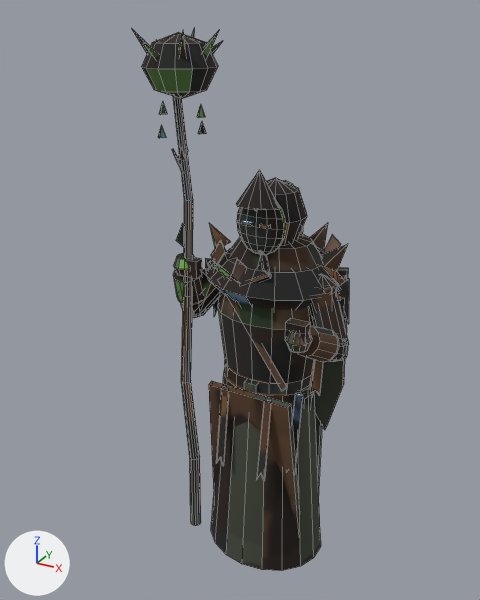
A saved change to the Blender file assets/models/src/grove_raincaller.blend.
Camera for both pictures: a 50 mm camera at (1.06, -2.17, 2.26) aimed at (-0.12, -0.03, 1.19). The axes (+X, +Y, +Z) are drawn at lower left. The lights are the same throughout. The older version comes first. Mesh edges are drawn as thin lines.

Names of what the first picture shows: 'GroveRaincallerMesh'.
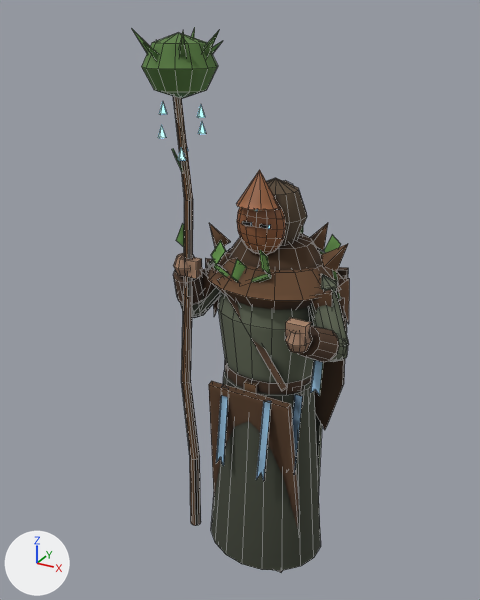
What differs and where, as boxes [x1, y1, x2, y2] in the pictures (480 x 600 px; the box of a moved part takes in the faces that stretch with it):
'GroveRaincallerMesh', reshaped
    before: [132, 28, 349, 571]
    after: [132, 28, 349, 572]
part 1 of me_groveraincallermesh, moved or reshaped (not visible before)
    after: [302, 379, 320, 466]
part 2 of me_groveraincallermesh, surface changed
    both: [132, 29, 349, 571]

What the commit changed:
me_groveraincallermesh is used by ob_groveraincallermesh; location (0.0, 0.0, 0.0).
me_groveraincallermesh had 1852 vertices, 1498 faces and spanned x -0.44..0.37, y -0.33..0.27, z -0.01..2.2.
me_groveraincallermesh now has 1992 vertices, 1630 faces and spans x -0.44..0.37, y -0.33..0.27, z 0.0..2.2.
me_groveraincallermesh part 1: 34 vertices moved from x -0.16..0.16, y -0.07..0.06, z 0.19..0.46 to x -0.17..0.17, y -0.07..0.06, z 0.2..0.46; 142 vertices removed from x -0.2..0.2, y -0.09..0.09, z 0.25..0.83; 250 vertices added at x -0.2..0.2, y -0.1..0.1, z 0.05..0.89.
me_groveraincallermesh part 2: 1332 kept faces spanning x -0.44..0.37, y -0.33..0.27, z 0.03..2.2 get new texture (UV) coordinates.
Other edits to the shape of me_groveraincallermesh do not show in these pictures.
